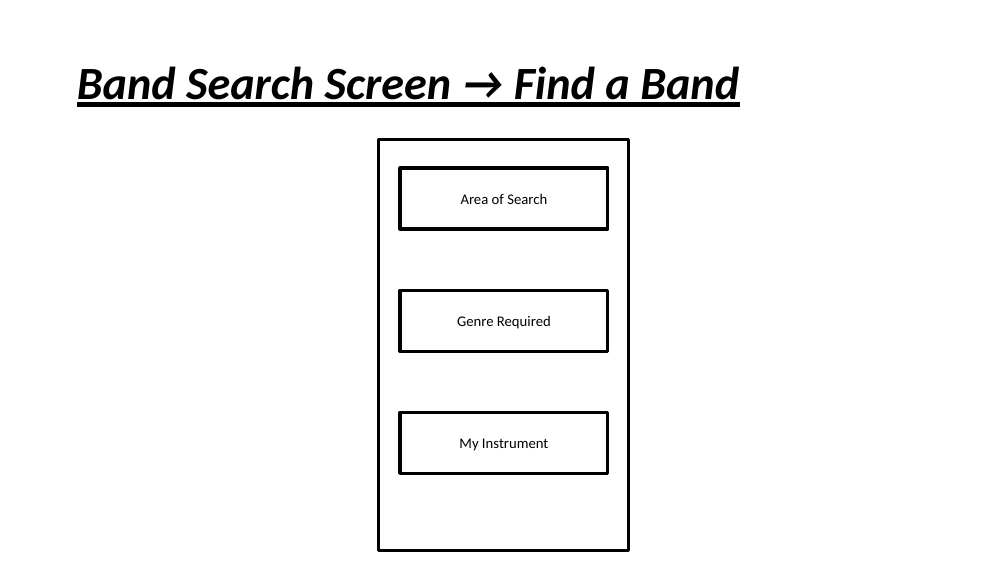
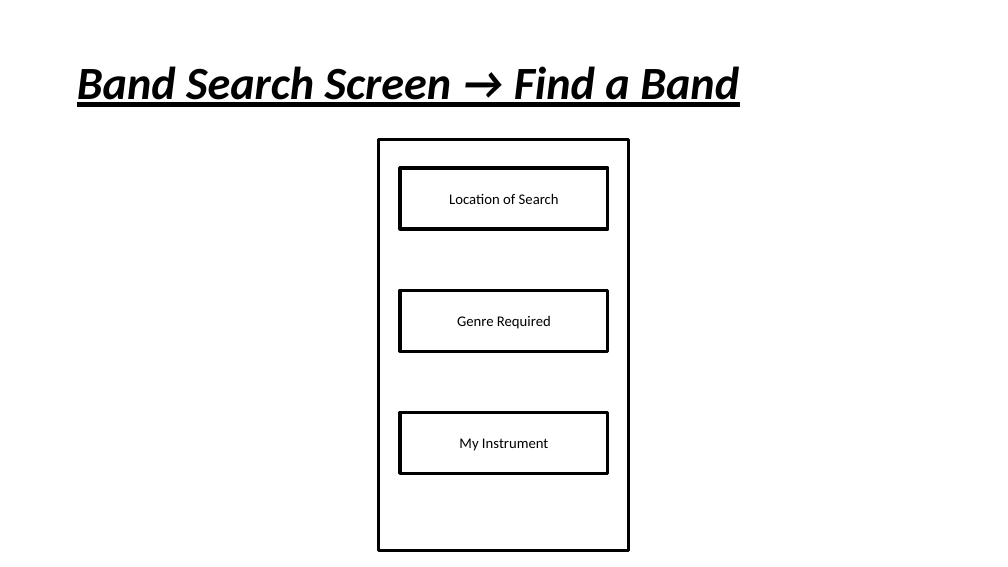
Before and after one commit to LidorPrototype/MusicianFinder, a slide deck: slide 6 of Musician Finder Specification Document.pptx. Drawn at 1008x567 pixels with LibreOffice and Linux fonts; fonts in the diff are those of the drawing. Boxes give left, top, right and bottom in pixels: in the first picture for what was removed or moved away, otherwise in the second. Text is boxed around its words. In the diff, an @@ line names an element or a change of style, - is before the commit and + after.

```diff
--- a/Musician Finder Specification Document.pptx
+++ b/Musician Finder Specification Document.pptx
@@ text in rectangle at (449, 193, 559, 204): text changed @@
-Area of Search
+Location of Search
```
Also in this commit, not shown: 6 other slides changed, 14 other files.
